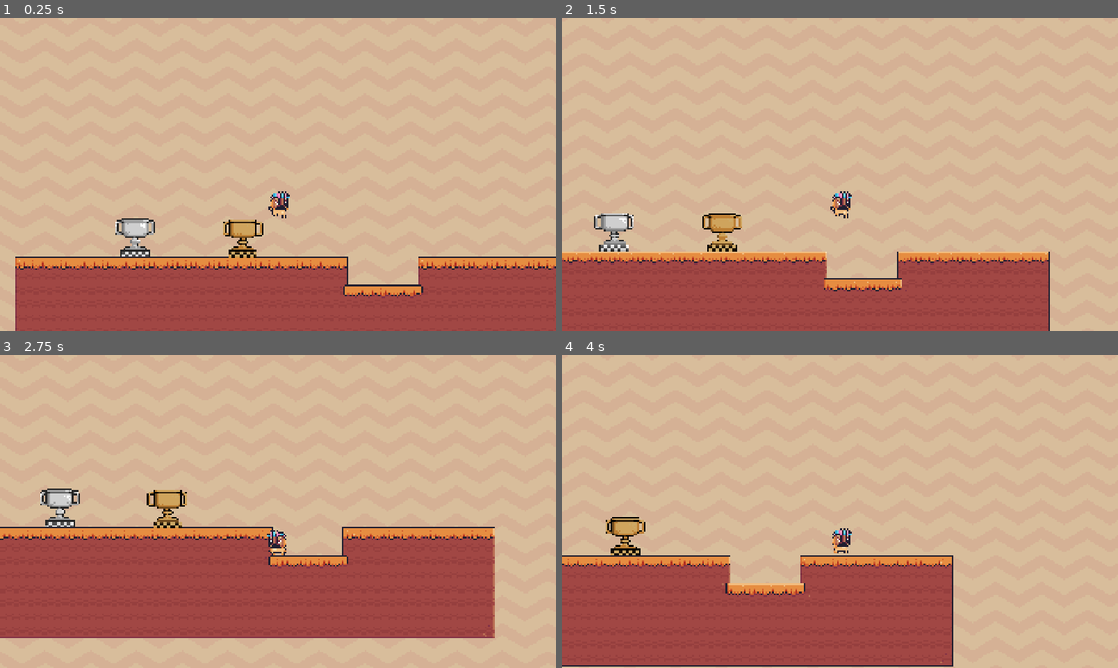
Above: before the commit, frames 1-4 (two rows, left to right).
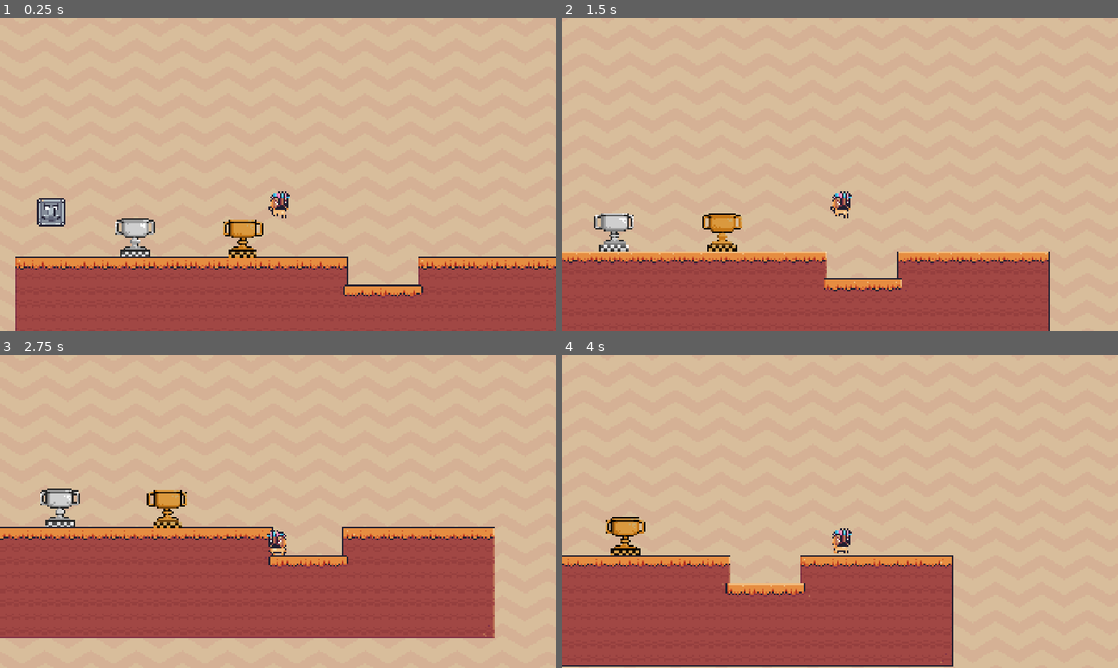
Above: after the commit, the same moments.

Repository: Nhanth123/shader-godot
Game: Godot game, scene res://scenes/common_techniques.tscn
Same seed, same stepped clock (60 frames per second), same inputs: the game is played once before the commit and once after it.
Inputs:
- Up to frame 1 (0.25 s): no input
- Up to frame 2 (1.5 s): hold D (move_right) from 0.53 s (still down); tap Space (jump) at 0.77 s
- Up to frame 3 (2.75 s): tap Space (jump) at 1.52 s; release D (move_right) at 2.03 s; hold A (move_left) from 2.03 s (still down)
- Up to frame 4 (4 s): release A (move_left) at 2.78 s; hold D (move_right) from 2.78 s (still down); tap Space (jump) at 3.02, 3.77 s

The runs differ from the first frame. In frame 1, 0.7% of the frame differs, in the area x 6-48%, y 57-77%; in frame 2, 0.3%; in frame 3, 0.3%; in frame 4, 0.3%.

Commit message:
dissolve.gdshader effect

Diff:
--- a/scenes/common_techniques.tscn
+++ b/scenes/common_techniques.tscn
@@ -8,6 +8,10 @@
 [ext_resource type="Shader" uid="uid://cfu84fw00fe1n" path="res://shaders/grayscale.gdshader" id="6_kak6i"]
 [ext_resource type="Texture2D" uid="uid://b4cgytxlrs4ak" path="res://assets/other/End.png" id="6_mfsxn"]
 [ext_resource type="Shader" uid="uid://dehl70nd0idn8" path="res://scenes/map_to_gradient.gdshader" id="8_jqsh0"]
+[ext_resource type="Shader" uid="uid://cqnfansnfkro8" path="res://shaders/screen_reading.gdshader" id="9_ty7i1"]
+[ext_resource type="Texture2D" uid="uid://14ay38m416a8" path="res://assets/character/mask_dude/Fall (32x32).png" id="10_luoof"]
+[ext_resource type="Shader" uid="uid://cotbjssyuwxlj" path="res://shaders/dissolve.gdshader" id="11_luoof"]
+[ext_resource type="Texture2D" uid="uid://jgyxm4826yuh" path="res://assets/other/Rock Head.png" id="12_ux0nb"]
 
 [sub_resource type="ShaderMaterial" id="ShaderMaterial_kak6i"]
 shader = ExtResource("4_xth1f")
@@ -178,8 +182,8 @@
 shader = ExtResource("6_kak6i")
 
 [sub_resource type="Gradient" id="Gradient_jqsh0"]
-offsets = PackedFloat32Array(0.146597, 0.287958, 0.670157, 0.853403)
-colors = PackedColorArray(0, 0, 0, 1, 0.0581, 0.0392756, 0.016268, 1, 0.83, 0.56108, 0.2324, 1, 0.806529, 0.665716, 0.401107, 1)
+offsets = PackedFloat32Array(0.146597, 0.287958, 0.685864, 0.963351)
+colors = PackedColorArray(0, 0, 0, 1, 0.0581, 0.0392756, 0.016268, 1, 0.9, 0.5436, 0.108, 1, 0.806529, 0.665716, 0.401107, 1)
 
 [sub_resource type="GradientTexture2D" id="GradientTexture2D_pqqsy"]
 gradient = SubResource("Gradient_jqsh0")
@@ -187,6 +191,58 @@
 [sub_resource type="ShaderMaterial" id="ShaderMaterial_pqqsy"]
 shader = ExtResource("8_jqsh0")
 shader_parameter/gradient_texture = SubResource("GradientTexture2D_pqqsy")
+
+[sub_resource type="ShaderMaterial" id="ShaderMaterial_ux0nb"]
+shader = ExtResource("9_ty7i1")
+
+[sub_resource type="FastNoiseLite" id="FastNoiseLite_ux0nb"]
+frequency = 0.1295
+
+[sub_resource type="NoiseTexture2D" id="NoiseTexture2D_hyy88"]
+noise = SubResource("FastNoiseLite_ux0nb")
+
+[sub_resource type="ShaderMaterial" id="ShaderMaterial_hyy88"]
+shader = ExtResource("11_luoof")
+shader_parameter/noise_text = SubResource("NoiseTexture2D_hyy88")
+shader_parameter/dissolve_pct = 0.0
+
+[sub_resource type="Animation" id="Animation_ux0nb"]
+resource_name = "new_animation"
+length = 1.5
+loop_mode = 2
+tracks/0/type = "value"
+tracks/0/imported = false
+tracks/0/enabled = true
+tracks/0/path = NodePath("Dissolve:material:shader_parameter/dissolve_pct")
+tracks/0/interp = 1
+tracks/0/loop_wrap = true
+tracks/0/keys = {
+"times": PackedFloat32Array(0, 1.5),
+"transitions": PackedFloat32Array(1, 1),
+"update": 0,
+"values": [0.0, 1.0]
+}
+
+[sub_resource type="Animation" id="Animation_hyy88"]
+length = 0.001
+tracks/0/type = "value"
+tracks/0/imported = false
+tracks/0/enabled = true
+tracks/0/path = NodePath("Dissolve:material:shader_parameter/dissolve_pct")
+tracks/0/interp = 1
+tracks/0/loop_wrap = true
+tracks/0/keys = {
+"times": PackedFloat32Array(0),
+"transitions": PackedFloat32Array(1),
+"update": 0,
+"values": [0.0]
+}
+
+[sub_resource type="AnimationLibrary" id="AnimationLibrary_432xp"]
+_data = {
+&"RESET": SubResource("Animation_hyy88"),
+&"new_animation": SubResource("Animation_ux0nb")
+}
 
 [node name="CommonTechniques" type="Node2D"]
 script = ExtResource("1_0ugy3")
@@ -223,3 +279,23 @@
 position = Vector2(452, 386)
 scale = Vector2(3, 3)
 texture = ExtResource("6_mfsxn")
+
+[node name="ScreenReading" type="Sprite2D" parent="."]
+visible = false
+z_index = 999
+material = SubResource("ShaderMaterial_ux0nb")
+position = Vector2(205, 129)
+scale = Vector2(3, 3)
+texture = ExtResource("10_luoof")
+
+[node name="Dissolve" type="Sprite2D" parent="."]
+material = SubResource("ShaderMaterial_hyy88")
+position = Vector2(-209, 326)
+scale = Vector2(3, 3)
+texture = ExtResource("12_ux0nb")
+
+[node name="AnimationPlayer" type="AnimationPlayer" parent="."]
+libraries = {
+&"": SubResource("AnimationLibrary_432xp")
+}
+autoplay = "new_animation"
--- /dev/null
+++ b/shaders/dissolve.gdshader
@@ -0,0 +1,18 @@
+shader_type canvas_item;
+
+uniform sampler2D noise_text;
+uniform float dissolve_pct: hint_range(0.0, 1.0, 0.1) = 0.0f;
+
+
+void fragment() {
+	vec4 original_color = texture(TEXTURE, UV);
+	vec4 final_color = original_color;
+	vec4 noise = texture(noise_text, UV);
+
+	if(dissolve_pct >= noise.r)
+	{
+		final_color.a = 0.0;
+	}
+
+	COLOR = final_color;
+}
--- /dev/null
+++ b/shaders/screen_reading.gdshader
@@ -0,0 +1,9 @@
+shader_type canvas_item;
+
+uniform sampler2D screen_texture: hint_screen_texture, filter_nearest;
+
+void fragment() {
+	vec4 screen_color = texture(screen_texture, SCREEN_UV);
+	float grayscale = (screen_color.r + screen_color.g + screen_color.b) / 3.0;
+	COLOR = vec4(vec3(grayscale), screen_color.a);
+}
Not shown: 1 places in scenes/common_techniques.tscn that only renumber resources
Not shown, added: shaders/dissolve.gdshader.uid
Not shown, added: shaders/screen_reading.gdshader.uid
